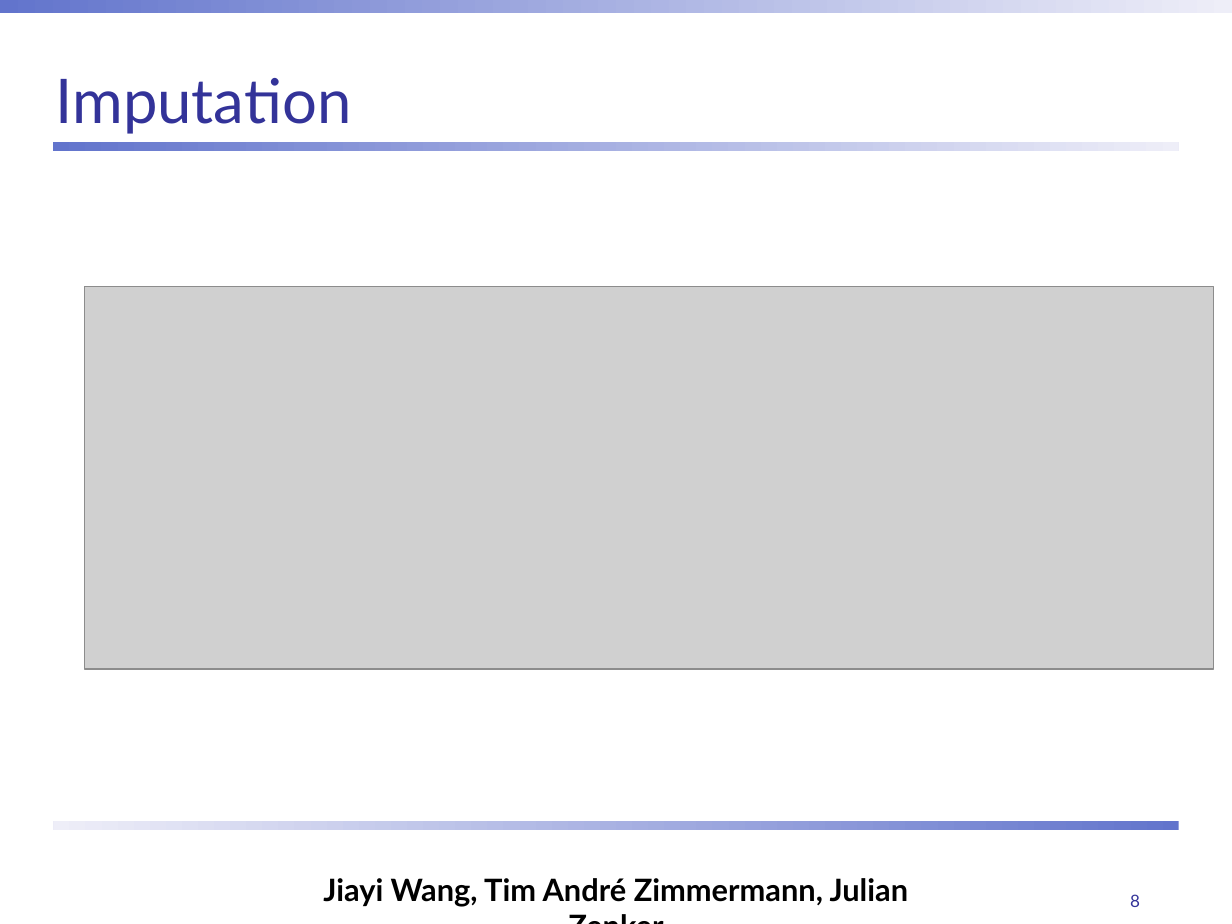
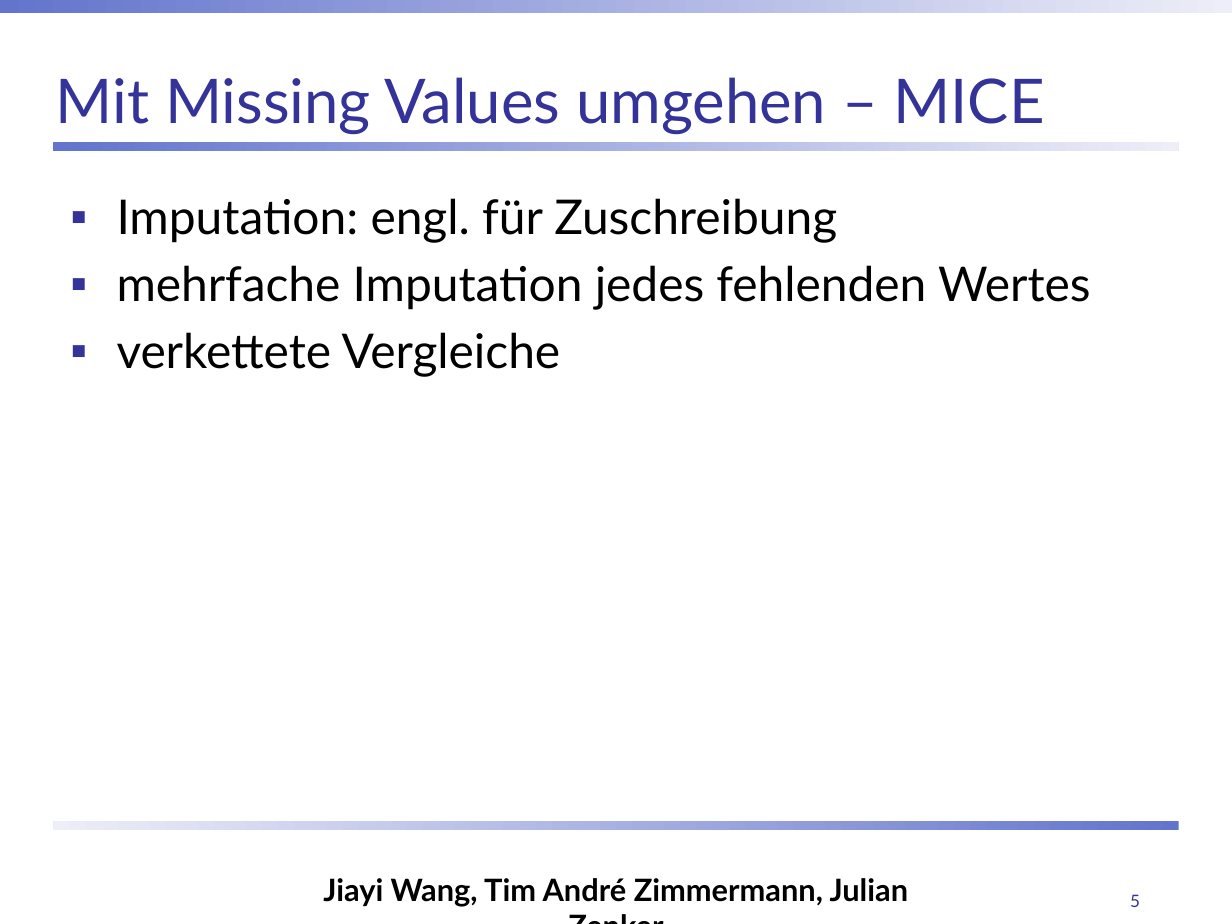
Before and after one commit to ChulioZ/music-recommender, a slide deck: slide 5 of Abschlusspräsentation.pptx (slide 8 before the commit). Drawn at 1232x924 pixels with LibreOffice and Linux fonts; fonts in the diff are those of the drawing; grey boxes stand for pictures; background and template pictures are left out. Boxes give left, top, right and bottom in pixels: in the first picture for what was removed or moved away, otherwise in the second. Text is boxed around its words. In the diff, an @@ line names an element or a change of style, - is before the commit and + after.

```diff
--- a/Abschlusspräsentation.pptx
+++ b/Abschlusspräsentation.pptx
@@ title at [56, 77, 1045, 134]: text changed @@
-Imputation
+Mit Missing Values umgehen – MICE
@@ text added at [117, 198, 1091, 377], 28 pt, text #000000 @@
+▪ Imputation: engl. für Zuschreibung
+▪ mehrfache Imputation jedes fehlenden Wertes
+▪ verkettete Vergleiche
@@ picture removed at [85, 286, 1214, 669] @@
@@ page number at [1130, 894, 1140, 907]: text changed @@
-8
+5
```
Also in this commit, not shown: 10 other slides changed, 1 slide added, 9 slides removed.
